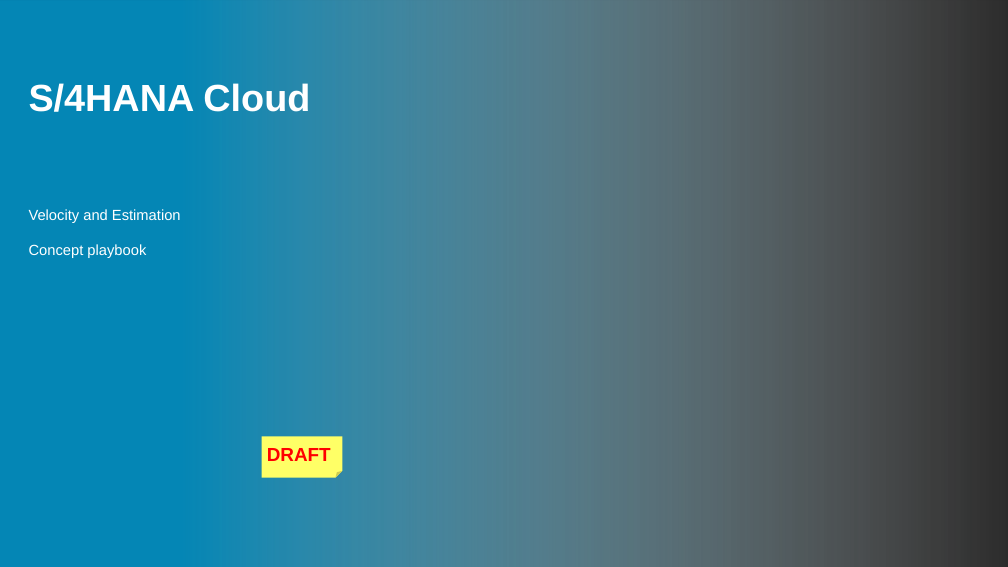
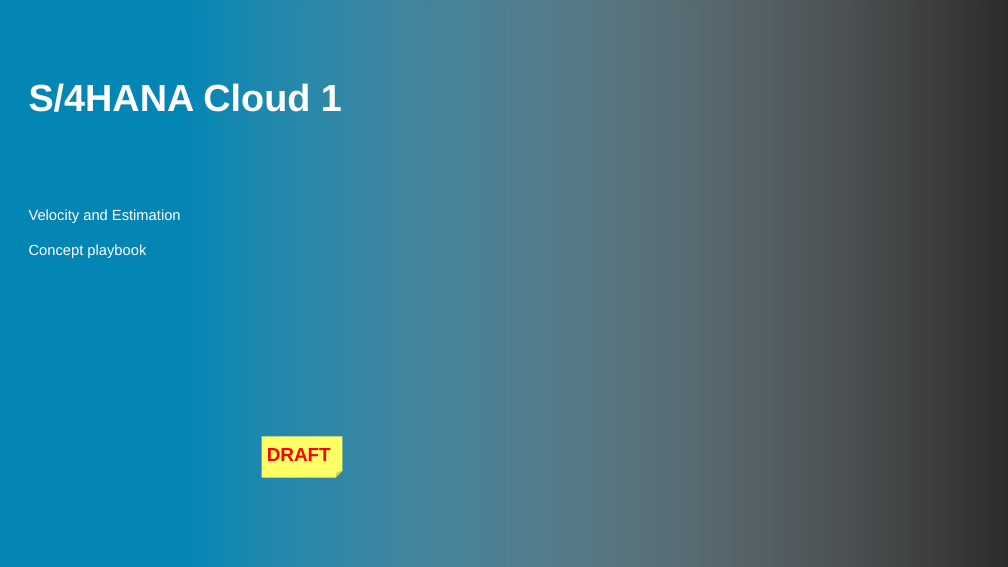
Before and after one commit to venkatbatchu81/ase, a slide deck: slide 1 of Velocity and Estimations.pptx. Drawn at 1008x567 pixels with LibreOffice and Linux fonts; fonts in the diff are those of the drawing; background and template pictures are left out; a plain dark background stands for a picture behind light text. Boxes give left, top, right and bottom in pixels: in the first picture for what was removed or moved away, otherwise in the second. Text is boxed around its words. In the diff, an @@ line names an element or a change of style, - is before the commit and + after.

```diff
--- a/Velocity and Estimations.pptx
+++ b/Velocity and Estimations.pptx
@@ title at (x1=29, y1=83, x2=342, y2=112): text changed @@
-S/4HANA Cloud
+S/4HANA Cloud 1
```
